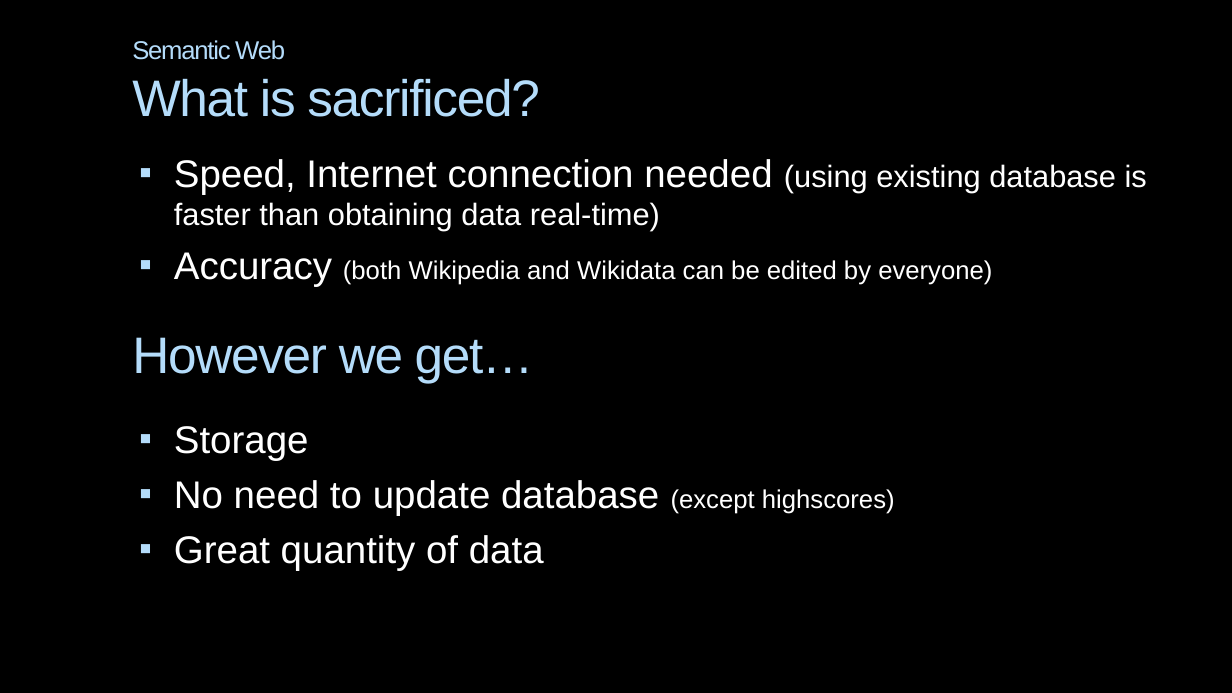
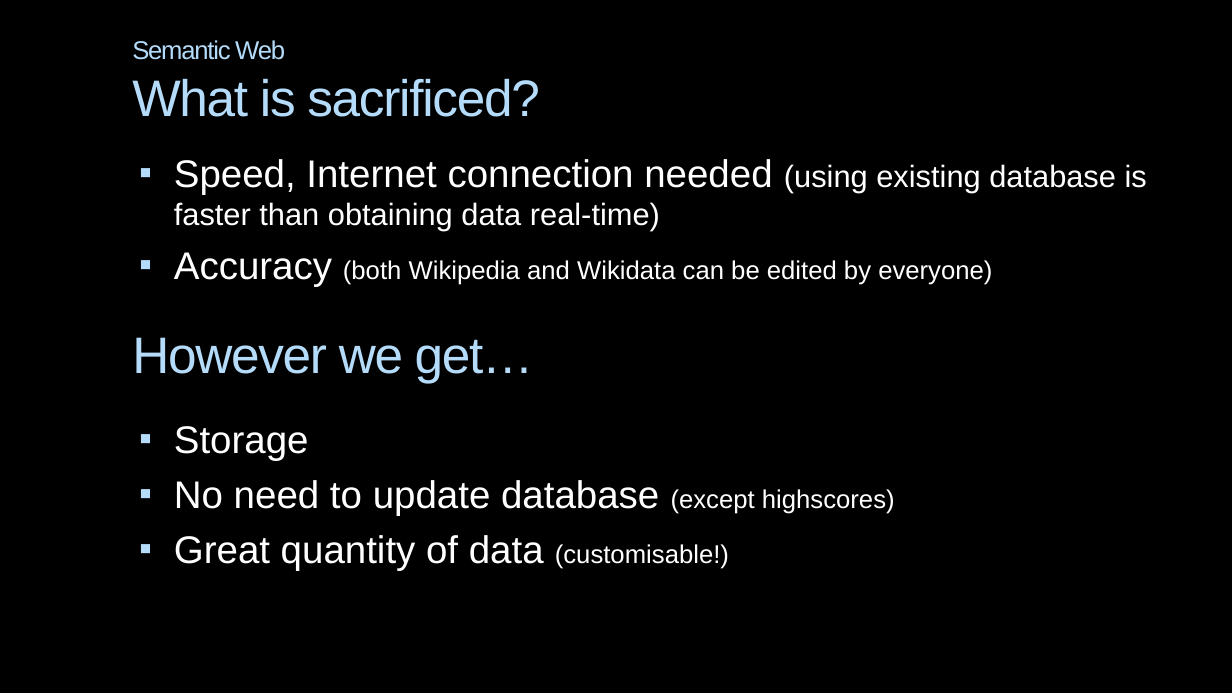
Before and after one commit to AlexanderPoone/tempusespatium, a slide deck: slide 11 of shitty_ppt.pptx. Drawn at 1232x693 pixels with LibreOffice and Linux fonts; fonts in the diff are those of the drawing; background and template pictures are left out. Boxes give left, top, right and bottom in pixels: in the first picture for what was removed or moved away, otherwise in the second. Text is boxed around its words. In the diff, an @@ line names an element or a change of style, - is before the commit and + after.

```diff
--- a/shitty_ppt.pptx
+++ b/shitty_ppt.pptx
@@ text at box(174, 535, 729, 571): text changed @@
-▪ Great quantity of data
+▪ Great quantity of data (customisable!)
```
Also in this commit, not shown: 3 other slides changed.
